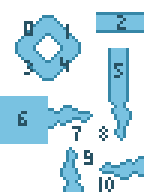
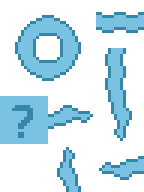
Layers edited between the first and the second 144 × 192 image:
hid "Numbers" over [18, 15, 126, 192]
painted on "Ebene 1" over [12, 12, 144, 192]
